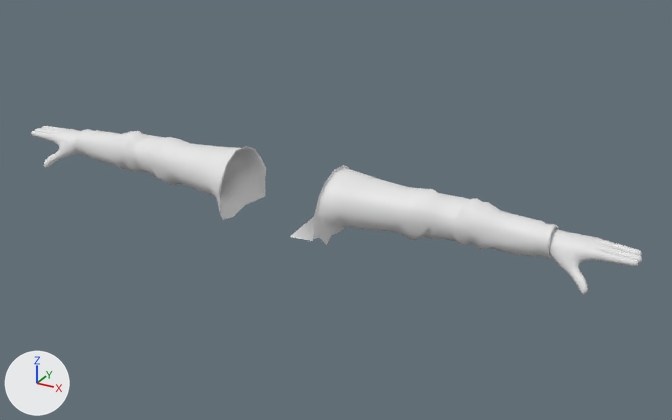
What one commit did to the FBX model project-steampunk/Assets/Art/Models/Hands/arms.fbx.
Both versions are drawn from a 50 mm camera at (1.274, -1.995, 2.425) aimed at (0.135, 0.076, 1.389). The lights are fixed; the arrows at lower left show +X, +Y and +Z. Where no turn or scale is listed for an object, it has been applied to the vertices. Vertices at the same position are counted once.

Names of what the first picture shows: 'Soldier_body'.
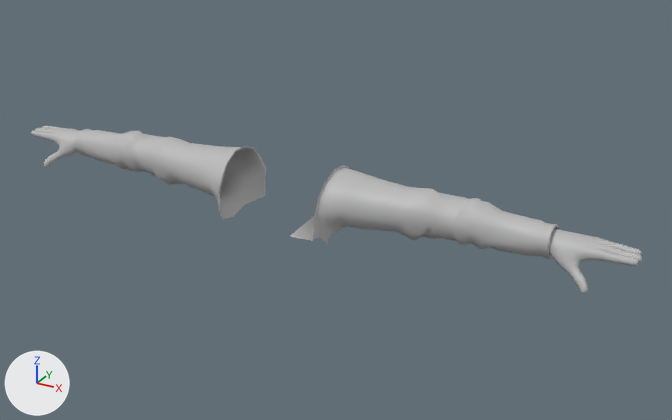
What differs and where, as boxes (x1, y1, x2, y2) in the pictures (672 x 420 px; the box of a moved part takes in the faces that stretch with it):
'Soldier_body', surface changed, moved (white to grey)
    both: (31, 126, 642, 294)
part 1 of me_soldier_body, moved or reshaped
    before: (537, 232, 642, 292)
    after: (537, 231, 642, 294)
part 2 of me_soldier_body, moved or reshaped
    before: (32, 126, 84, 164)
    after: (33, 126, 84, 167)
part 3 of me_soldier_body, recoloured (white to grey)
    both: (31, 127, 640, 293)

Patch to the scene script:
```diff
--- a/project-steampunk/Assets/Art/Models/Hands/arms.fbx.py
+++ b/project-steampunk/Assets/Art/Models/Hands/arms.fbx.py
@@ mat_lit @@
+mat_lit = principled_material('Lit')
+mat_lit.base_color = (0.5, 0.5, 0.5)  # grey #bcbcbc
@@ me_soldier_body @@
 me_soldier_body.from_pydata(...)  # 1825 vertices, 3584 faces; spans x -0.96..0.96, y -0.12..0.16, z 1.33..1.53
 # used by ob_soldier_body; location = (0.0, 0.0, 0.0)
+# me_soldier_body part 1: 107 vertices moved within x 0.48..0.96, y -0.02..0.11, z 1.36..1.47
+# me_soldier_body part 2: 97 vertices moved within x -0.96..-0.48, y -0.02..0.11, z 1.37..1.47
+# me_soldier_body part 3: 2482 faces spanning x -0.96..0.96, y -0.12..0.16, z 1.33..1.53 switch from no material to mat_lit (grey #bcbcbc)
@@ ob_soldier_body @@
 ob_soldier_body = bpy.data.objects.new('Soldier_body', me_soldier_body)
-ob_soldier_body.location = (0.0, 0.0, 0.0)
+ob_soldier_body.location = (0.0, 0.0, 0.001)
```
